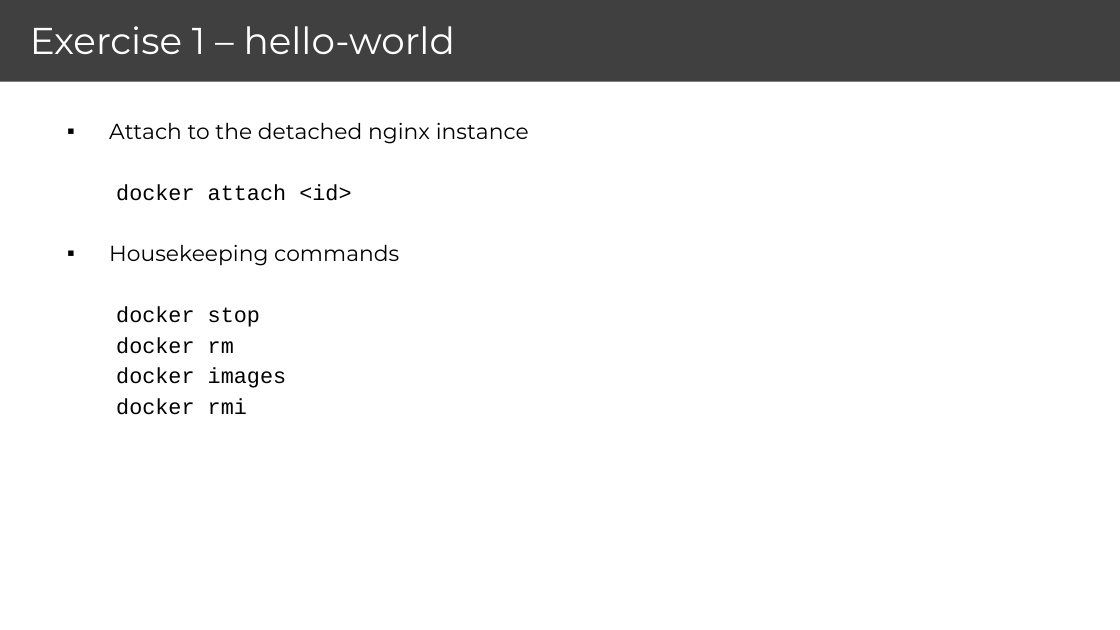
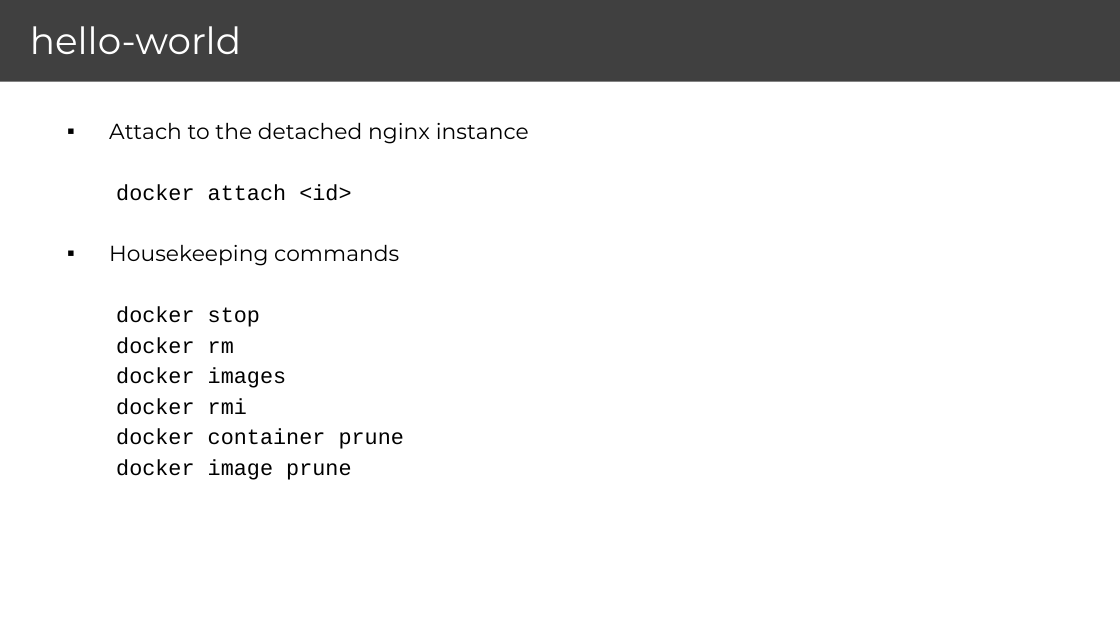
Before and after one commit to brendonmatheson/docker_fu, a slide deck: slide 18 of brendon_matheson_docker_dotnet_slides.pptx (slide 14 before the commit). Drawn at 1120x630 pixels with LibreOffice and Linux fonts; fonts in the diff are those of the drawing. Boxes give left, top, right and bottom in pixels: in the first picture for what was removed or moved away, otherwise in the second. Text is boxed around its words. In the diff, an @@ line names an element or a change of style, - is before the commit and + after.

```diff
--- a/brendon_matheson_docker_dotnet_slides.pptx
+++ b/brendon_matheson_docker_dotnet_slides.pptx
@@ title at (30,26,241,54): text changed @@
-Exercise 1 – hello-world
+hello-world
@@ text at (116,429,404,480): paragraphs added @@
+  docker container prune
+  docker image prune
```
Also in this commit, not shown: 11 other slides changed, 57 slides added, 10 slides removed, 1 other file.
